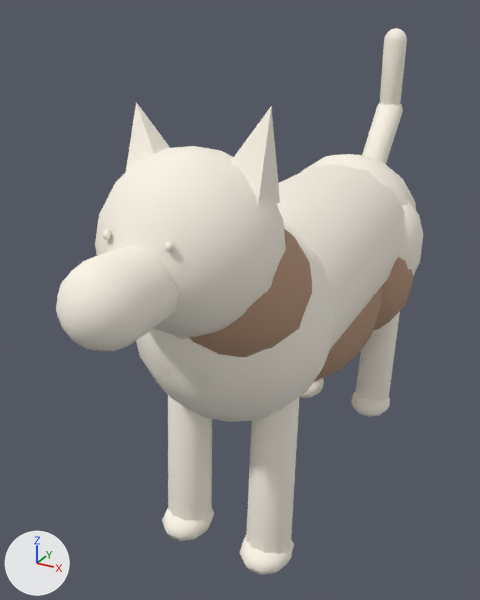
Two versions of the glTF model WhiskerHunt/Resources/Raw/ar_models/dog-terrier.glb, one commit apart.
One viewpoint serves both versions: a 50 mm camera at (8438.0, -18789.0, 8491.0) aimed at (-1350.0, -993.0, -407.0). Arrows for +X, +Y and +Z are at lower left; the lights stay in place. The first picture is the older version. Where no turn or scale is listed for an object, it has been applied to the vertices. Vertices at exactly the same position are counted once.

Names of what the first picture shows: 'dog-terrier_0', 'dog-terrier_1'.
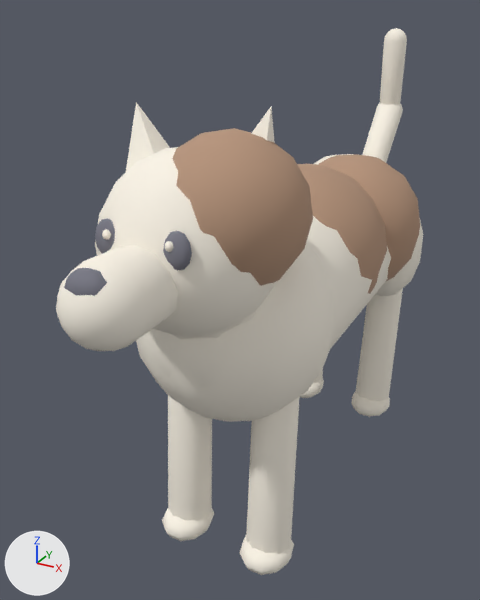
The newer file is also rescaled (x0.0000305), turned or shifted as a whole; pictures and numbers use the older file's frame.

Where the change shows, as pixel boxes [x1, y1, x2, y2] in the pictures (480 x 600 px):
'dog-terrier_1', moved
    before: [190, 229, 413, 381]
    after: [172, 128, 420, 294]
'dog-terrier_2', moved (not visible before)
    after: [64, 218, 192, 296]

The change, as a list of edits to the scene's bpy script:
```text
Change me_dog_terrier_2:
    used by ob_dog_terrier_2; location = (0.0, 0.0, 0.0)
    remove me_dog_terrier_2.from_pydata(...)  # 126 vertices, 240 faces; spans x -1284.0..1284.0, y -1171.0..1171.0, z -595.0..595.0
    add me_dog_terrier_2.from_pydata(...)  # 126 vertices, 240 faces; spans x -1284.0..1284.0, y -10009.0..-7666.0, z 3067.0..4258.0
    me_dog_terrier_2 part 1: the whole mesh is moved by (0.0, -8837.0, 3662.0)
Change me_dog_terrier_1:
    used by ob_dog_terrier_1; location = (0.0, 0.0, 0.0)
    remove me_dog_terrier_1.from_pydata(...)  # 346 vertices, 680 faces; spans x -3008.0..3008.0, y -6791.0..6791.0, z -3847.0..3847.0
    add me_dog_terrier_1.from_pydata(...)  # 346 vertices, 680 faces; spans x -2813.0..3203.0, y -7481.0..6102.0, z -1695.0..5999.0
    me_dog_terrier_1 part 2: the whole mesh is moved by (195.0, -689.0, 2152.0)
```
